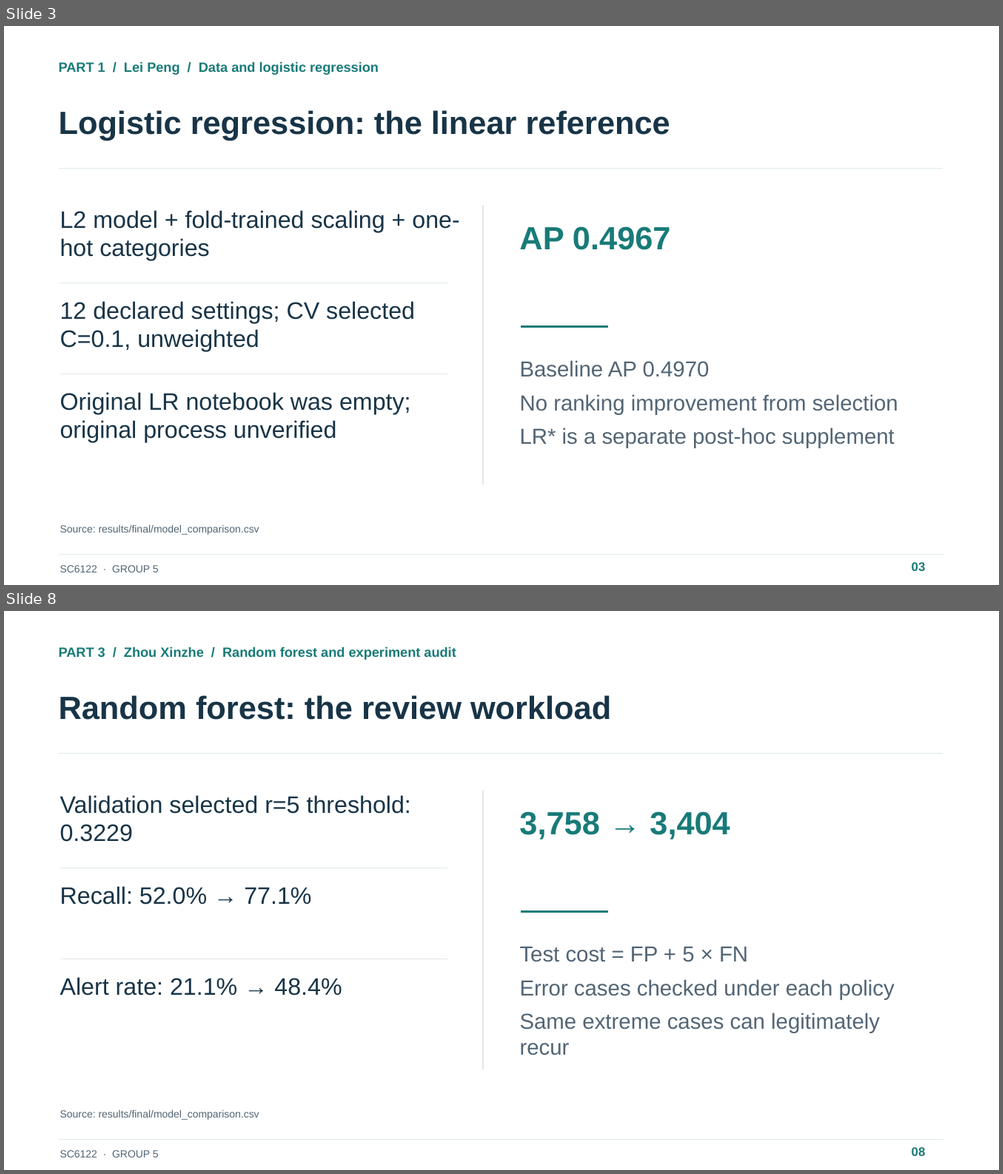
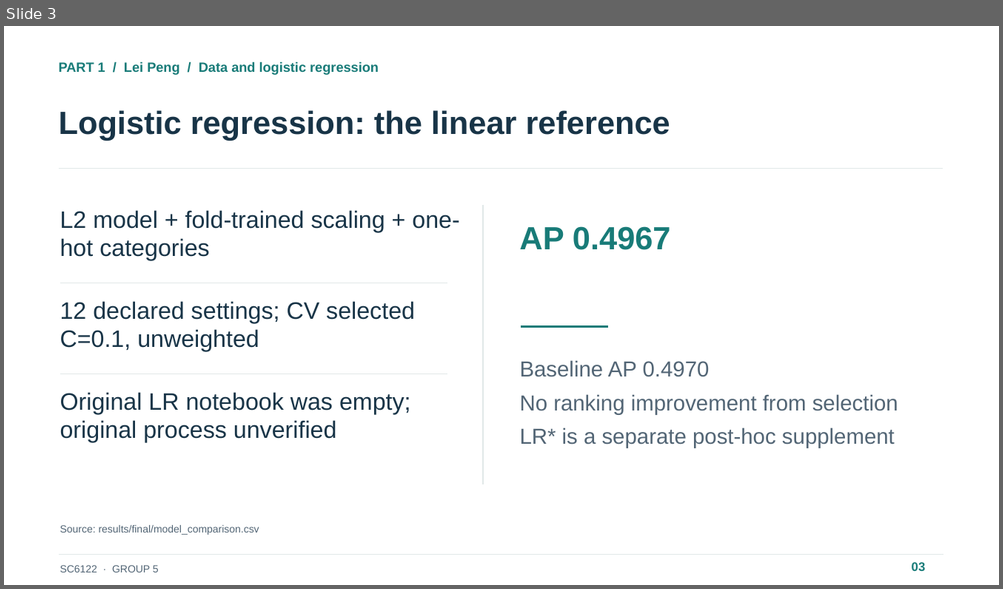
Before and after one commit to IcantFind-a-username/-SC6122-Group5-Credit-Default, a slide deck: submission/Group5_Presentation.pptx. Shown one above the other, each under a label of ours: slides 3 and 8 before the commit, slide 3 after it; the slides between them are not shown. The pictures are 1003x1174 and 1003x589 pixels, drawn with LibreOffice and Linux fonts; fonts in the diff are those of the drawing. Boxes give left, top, right and bottom in pixels: in the first picture for what was removed or moved away, otherwise in the second. Text is boxed around its words. In the diff, an @@ line names an element or a change of style, - is before the commit and + after.

Commit message:
build: deliver materials matching the confirmed four-part responsibilities

```diff
--- a/submission/Group5_Presentation.pptx
+++ b/submission/Group5_Presentation.pptx
@@ slide 8 removed at (4,611,999,1170), background #FFFFFF @@
@@ text removed at (59,647,455,660) @@
-PART 3 / Zhou Xinzhe / Random forest and experiment audit
@@ text removed at (59,695,611,720) @@
-Random forest: the review workload
@@ line removed from (59, 754) to (942, 754) @@
@@ text removed at (60,795,411,842) @@
-Validation selected r=5 threshold: 0.3229
@@ line removed from (483, 790) to (483, 1070) @@
@@ text removed at (519,812,729,840) @@
-3,758 → 3,404
@@ line removed from (60, 869) to (447, 869) @@
@@ text removed at (60,886,311,905) @@
-Recall: 52.0% → 77.1%
@@ line removed from (521, 911) to (609, 911) @@
@@ line removed from (60, 960) to (447, 960) @@
@@ text removed at (520,946,894,1056) @@
-Test cost = FP + 5 × FN
-Error cases checked under each policy
-Same extreme cases can legitimately recur
@@ text removed at (60,977,341,996) @@
-Alert rate: 21.1% → 48.4%
@@ text removed at (60,1111,259,1120) @@
-Source: results/final/model_comparison.csv
@@ line removed from (59, 1140) to (943, 1140) @@
@@ text removed at (60,1150,159,1158) @@
-SC6122 · GROUP 5
@@ text removed at (911,1147,925,1156) @@
-08
```
Also in this commit, not shown: 11 slides changed, 1 slide added, 15 other files.
